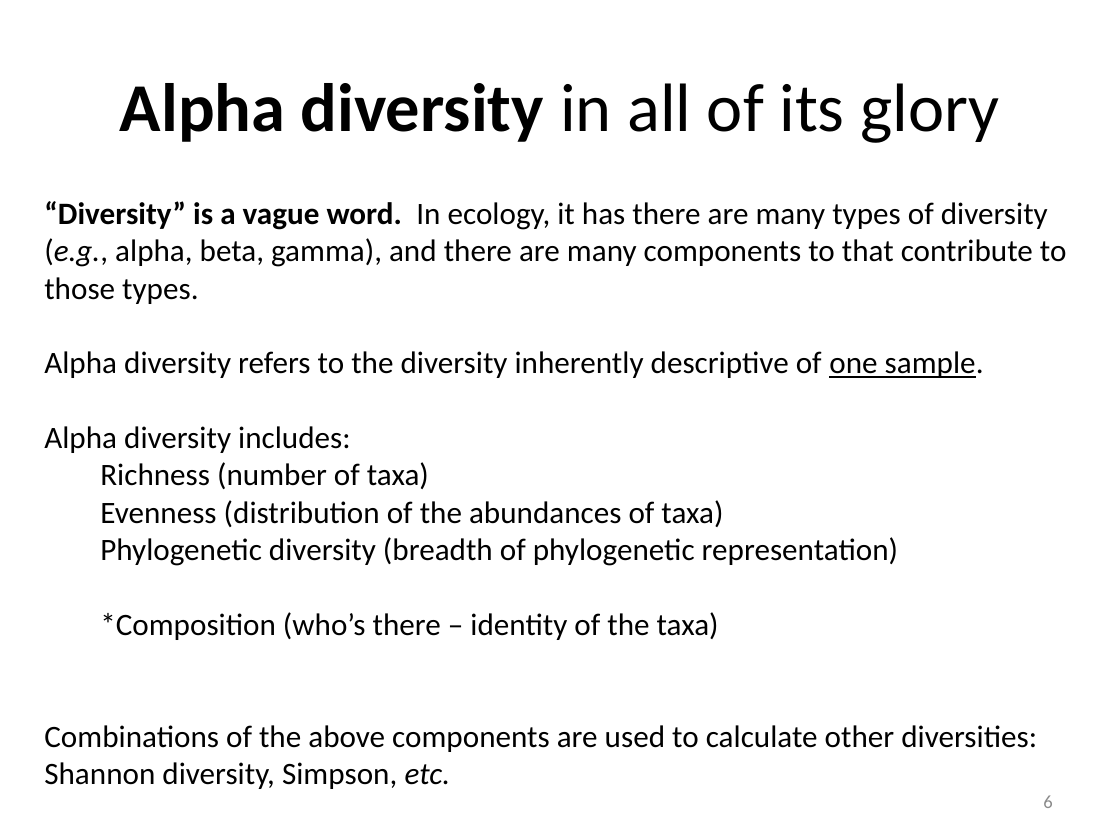
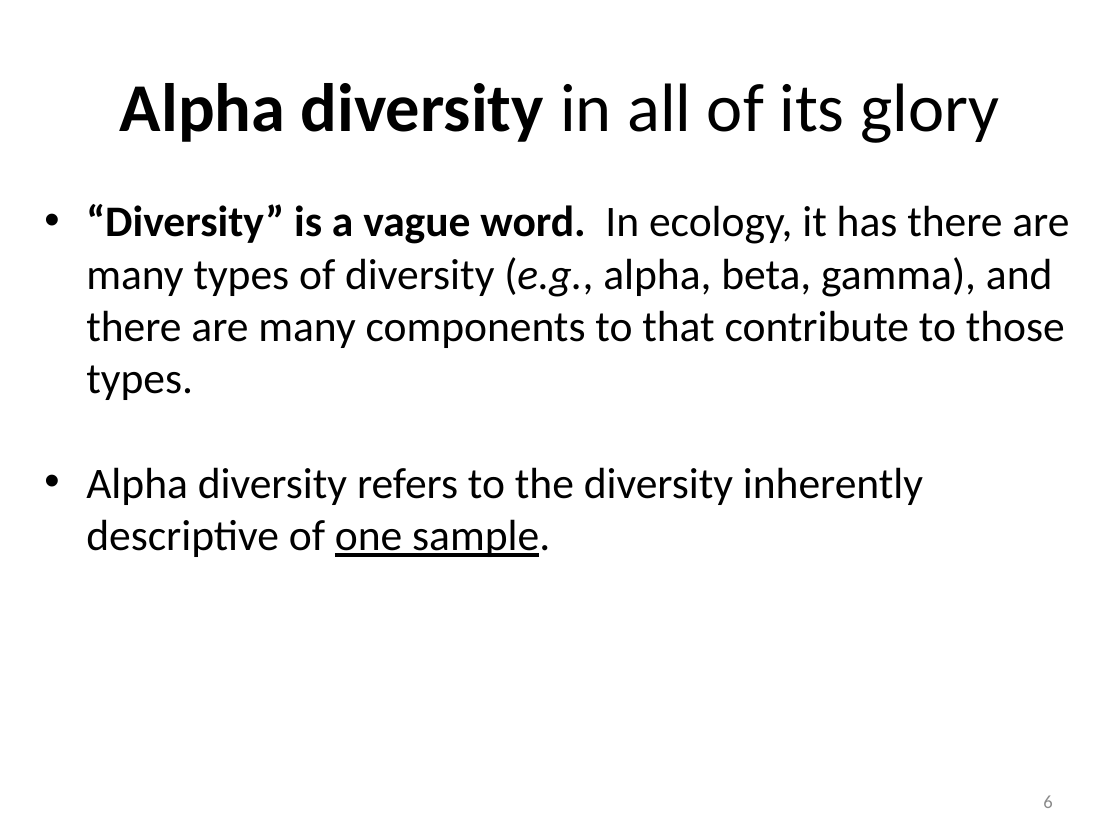
Before and after one commit to edamame-course/docs, a slide deck: slide 6 of extra/Presentations/2014-08-14-AM_Ashley_Lecture2.pptx. Drawn at 1120x840 pixels with LibreOffice and Linux fonts; fonts in the diff are those of the drawing. Boxes give left, top, right and bottom in pixels: in the first picture for what was removed or moved away, otherwise in the second. Text is boxed around its words. In the diff, an @@ line names an element or a change of style, - is before the commit and + after.

```diff
--- a/extra/Presentations/2014-08-14-AM_Ashley_Lecture2.pptx
+++ b/extra/Presentations/2014-08-14-AM_Ashley_Lecture2.pptx
@@ text "“Diversity” is a vague word. ..." at (86, 204, 1069, 557): size 20 to 28 pt; bullet none to • @@
@@ text at (44, 426, 1037, 789): paragraphs removed @@
-Alpha diversity includes:
-Richness (number of taxa)
-Evenness (distribution of the abundances of taxa)
-Phylogenetic diversity (breadth of phylogenetic representation)
-*Composition (who’s there – identity of the taxa)
-Combinations of the above components are used to calculate other diversities: Shannon diversity, Simpson, etc.
```
Also in this commit, not shown: 1 other slide changed, 2 slides added, 1 other file.
